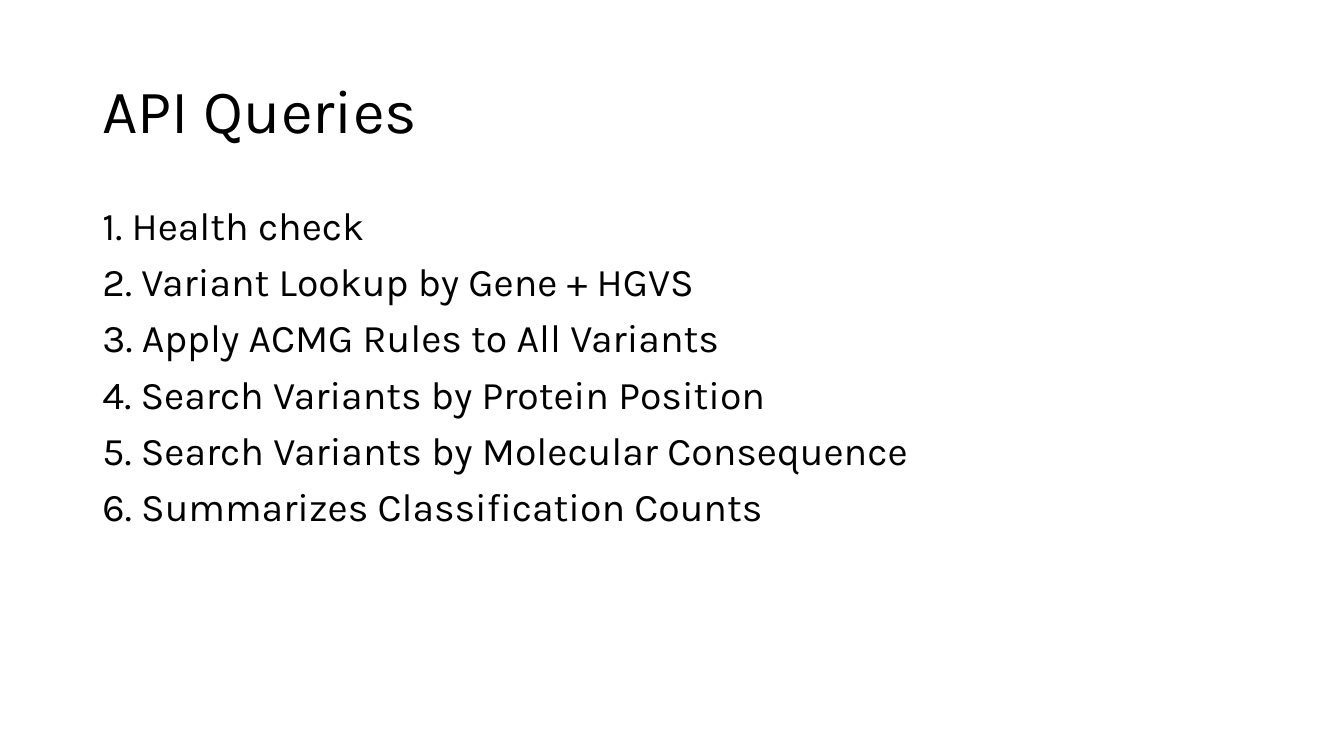
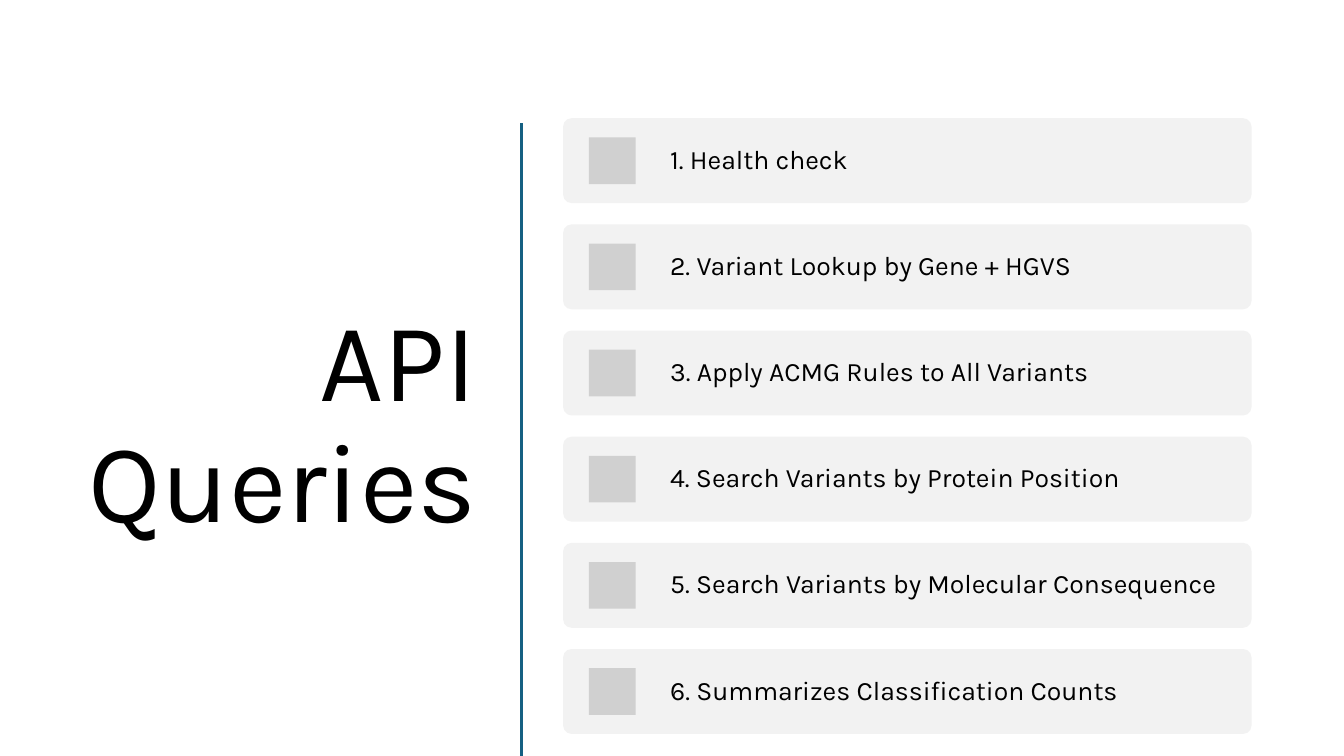
Before and after one commit to iliaanaa/genekor, a slide deck: slide 9 of genekor.pptx (slide 8 before the commit). Drawn at 1344x756 pixels with LibreOffice and Linux fonts; fonts in the diff are those of the drawing; grey boxes stand for pictures. Boxes give left, top, right and bottom in pixels: in the first picture for what was removed or moved away, otherwise in the second. Text is boxed around its words. In the diff, an @@ line names an element or a change of style, - is before the commit and + after.

```diff
--- a/genekor.pptx
+++ b/genekor.pptx
@@ title "API Queries": place and size @@
-title "API Queries" at (102, 90, 417, 144)
+title "API Queries" at (88, 330, 477, 541)
@@ title "API Queries" at (88, 330, 477, 541): size 44 to 80 pt; alignment left to right @@
@@ line added from (521, 125) to (521, 755), #E97132 2 pt @@
@@ text removed at (102, 213, 907, 522) @@
-1. Health check
-2. Variant Lookup by Gene + HGVS
-3. Apply ACMG Rules to All Variants
-4. Search Variants by Protein Position
-5. Search Variants by Molecular Consequence
-6. Summarizes Classification Counts
@@ group added at (564, 118, 1252, 734): 6 rounded rectangles, 6 pictures, 6 texts @@
+1. Health check
+2. Variant Lookup by Gene + HGVS
+3. Apply ACMG Rules to All Variants
+4. Search Variants by Protein Position
+5. Search Variants by Molecular Consequence
+6. Summarizes Classification Counts
```
Also in this commit, not shown: 4 other slides changed, 6 slides added, 2 slides removed.
